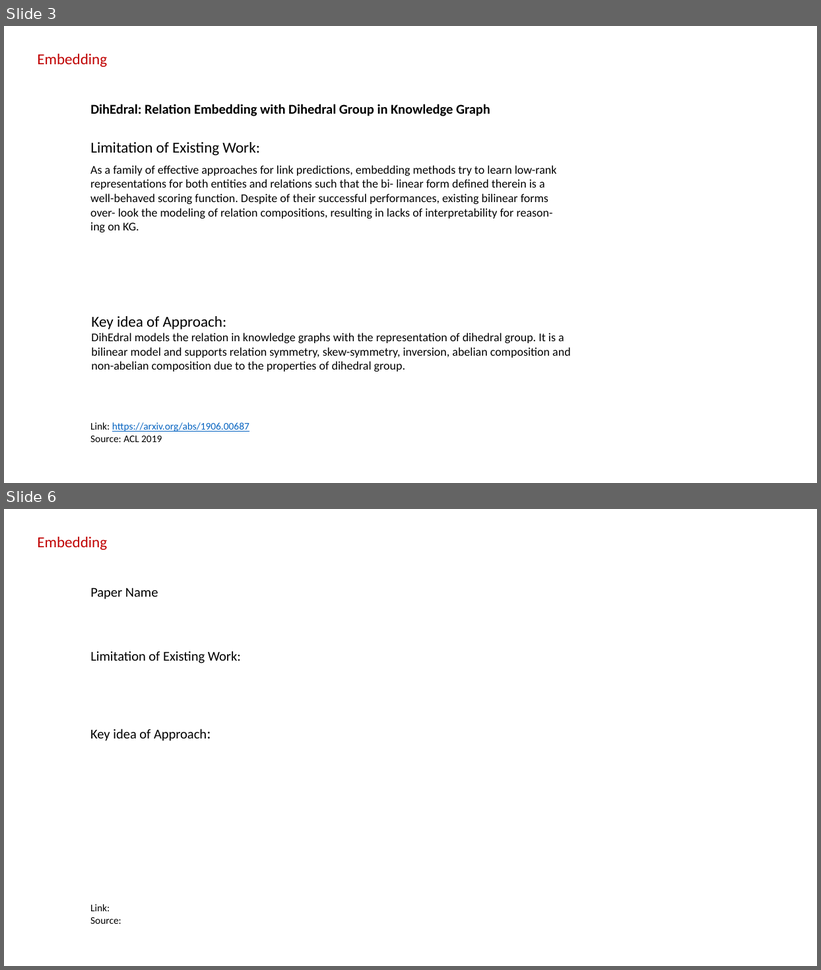
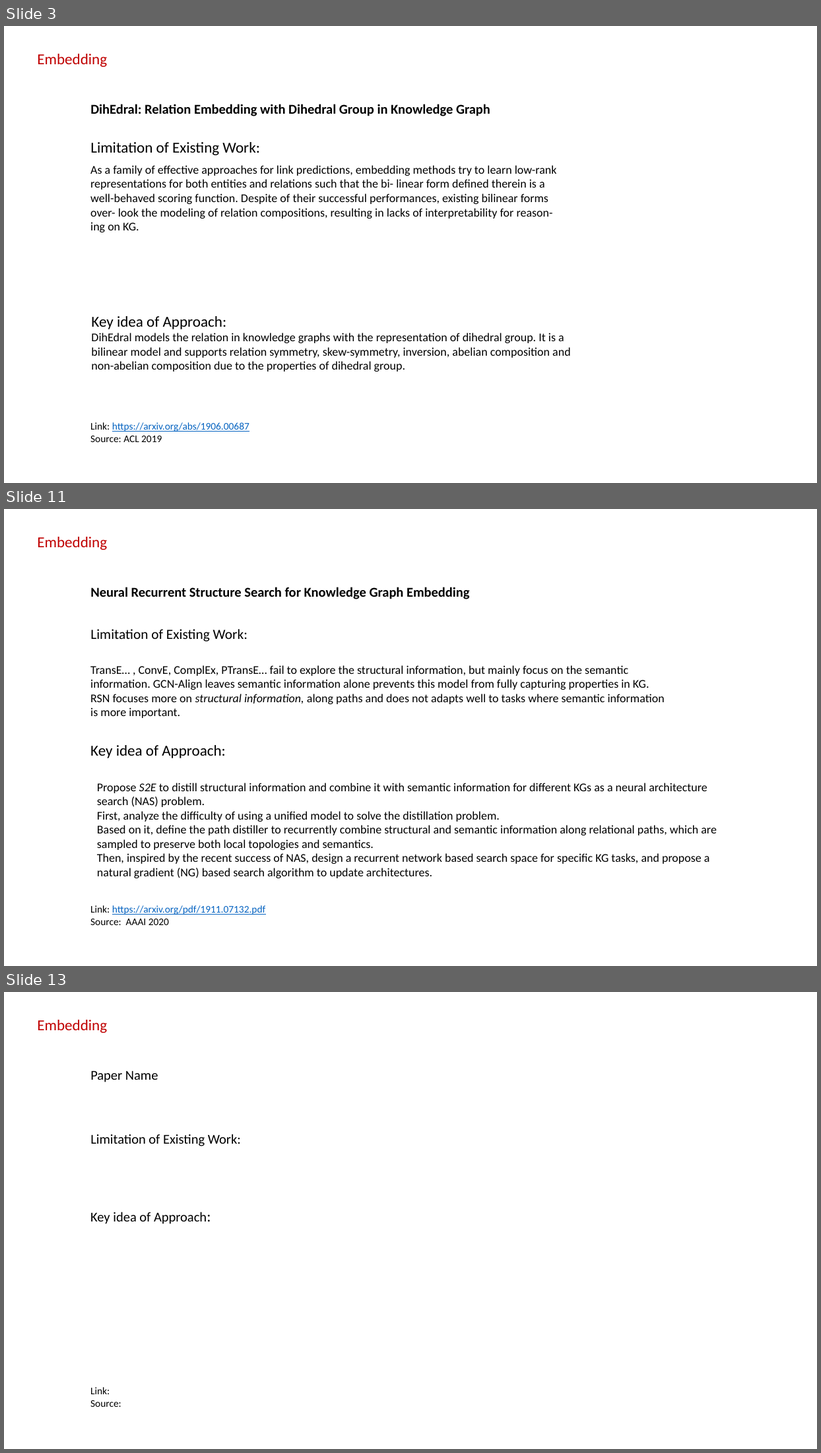
Before and after one commit to sylviawangfr/KGpaper, a slide deck: slides.pptx. Shown one above the other, each under a label of ours: slides 3 and 6 before the commit, slides 3, 11 and 13 after it; the slides between them are not shown. The pictures are 821x970 and 821x1453 pixels, drawn with LibreOffice and Linux fonts; fonts in the diff are those of the drawing. Boxes give left, top, right and bottom in pixels: in the first picture for what was removed or moved away, otherwise in the second. Text is boxed around its words. In the diff, an @@ line names an element or a change of style, - is before the commit and + after.

```diff
--- a/slides.pptx
+++ b/slides.pptx
@@ slide 11 added at (4,509,817,966), background #FFFFFF @@
@@ text added at (37,537,107,550), 18 pt, text #C00000 @@
+Embedding
@@ title added at (90,587,470,599), 16 pt, text #000000, bold @@
+Neural Recurrent Structure Search for Knowledge Graph Embedding
@@ subtitle added at (90,629,248,642), 16.6 pt, text #000000 @@
+Limitation of Existing Work:
@@ text added at (90,665,665,718), 14 pt, text #000000 @@
+TransE… , ConvE, ComplEx, PTransE… fail to explore the structural information, but mainly focus on the semantic information. GCN-Align leaves semantic information alone prevents this model from fully capturing properties in KG. RSN focuses more on structural information, along paths and does not adapts well to tasks where semantic information is more important.
@@ text added at (90,745,226,758), 18 pt, text #000000 @@
+Key idea of Approach:
@@ text added at (97,783,717,879), 14 pt, text #000000 @@
+Propose S2E to distill structural information and combine it with semantic information for different KGs as a neural architecture search (NAS) problem.
+First, analyze the difficulty of using a unified model to solve the distillation problem.
+Based on it, define the path distiller to recurrently combine structural and semantic information along relational paths, which are sampled to preserve both local topologies and semantics.
+Then, inspired by the recent success of NAS, design a recurrent network based search space for specific KG tasks, and propose a natural gradient (NG) based search algorithm to update architectures.
@@ text added at (90,906,265,925), 12 pt, text #0563C1, underline @@
+Link: https://arxiv.org/pdf/1911.07132.pdf
+Source: AAAI 2020
@@ what was slide 6 is now slide 13 @@
```
Also in this commit, not shown: 5 slides changed, 7 other slides added, 1 other file.
